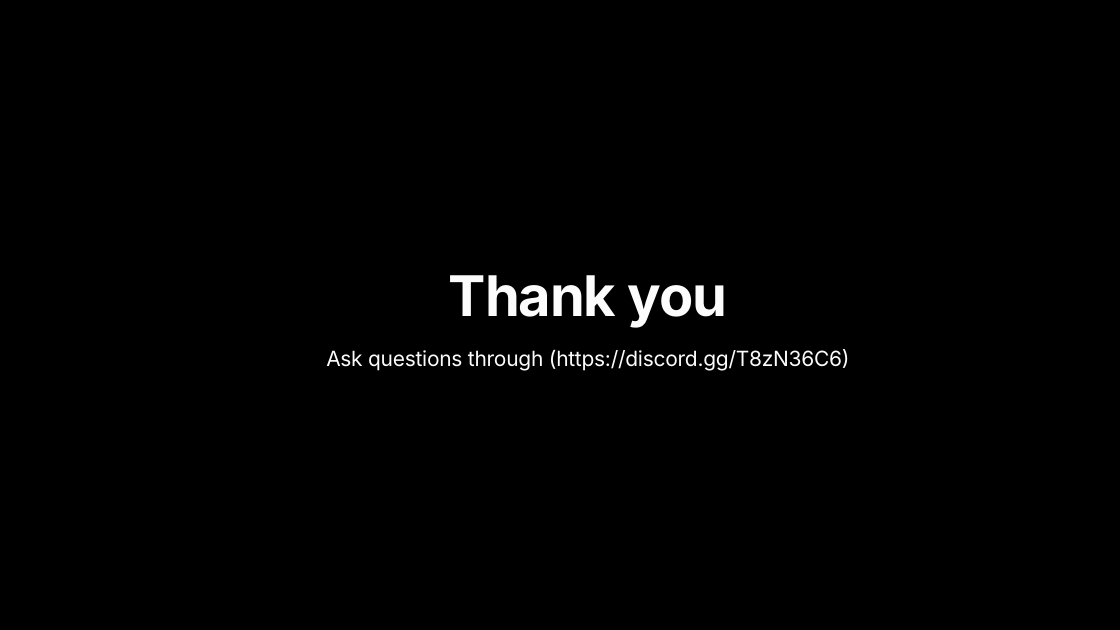
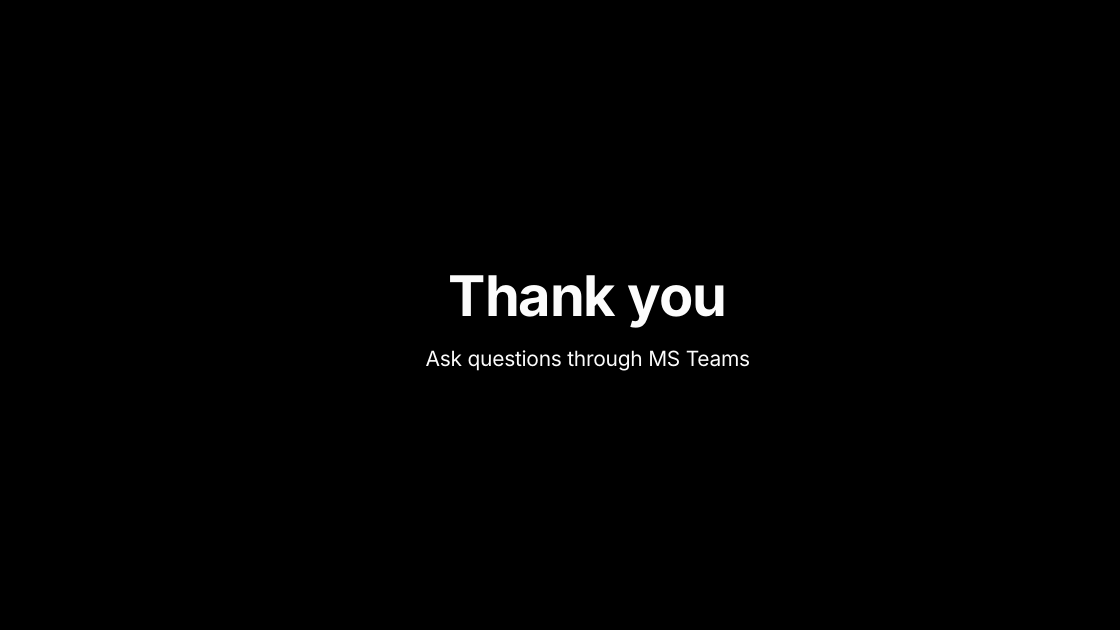
Before and after one commit to gamedevkfupm/swe402, a slide deck: slide 7 of course slides/ppt/Lec 1_ Introduction to course.pptx (slide 8 before the commit). Drawn at 1120x630 pixels with LibreOffice and Linux fonts; fonts in the diff are those of the drawing. Boxes give left, top, right and bottom in pixels: in the first picture for what was removed or moved away, otherwise in the second. Text is boxed around its words. In the diff, an @@ line names an element or a change of style, - is before the commit and + after.

```diff
--- a/course slides/ppt/Lec 1_ Introduction to course.pptx
+++ b/course slides/ppt/Lec 1_ Introduction to course.pptx
@@ text at [426, 350, 750, 371]: text changed @@
-Ask questions through (https://discord.gg/T8zN36C6)
+Ask questions through MS Teams
```
Also in this commit, not shown: 1 other slide changed, 1 slide removed.
